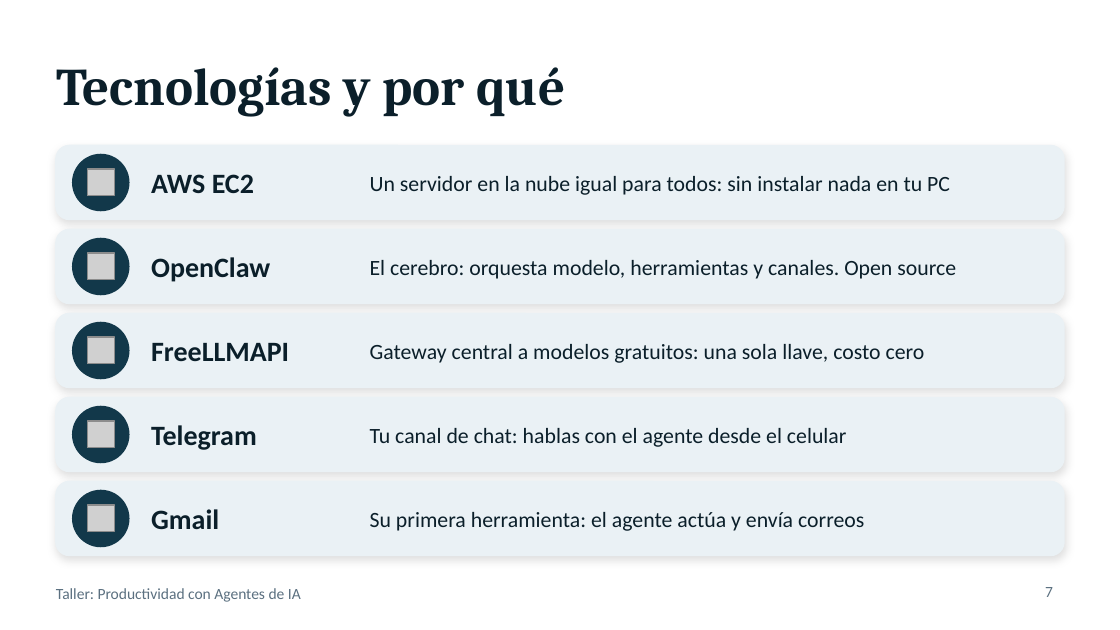
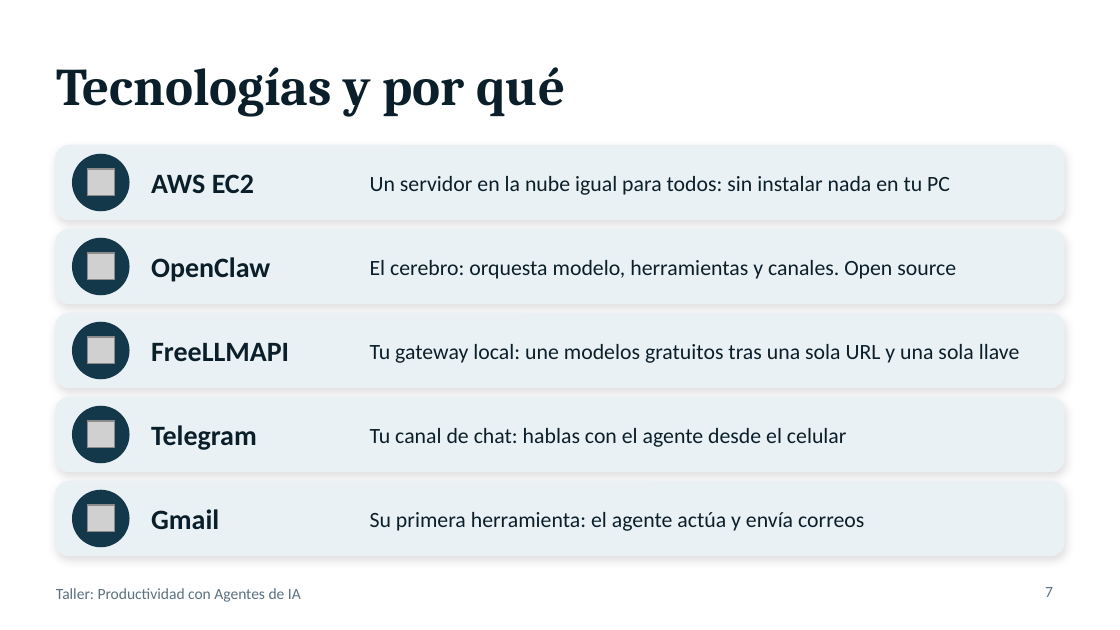
Before and after one commit to cesarpalacios/taller-agentes-ia, a slide deck: slide 7 of docs/presentacion-taller.pptx. Drawn at 1120x630 pixels with LibreOffice and Linux fonts; fonts in the diff are those of the drawing; grey boxes stand for pictures. Boxes give left, top, right and bottom in pixels: in the first picture for what was removed or moved away, otherwise in the second. Text is boxed around its words. In the diff, an @@ line names an element or a change of style, - is before the commit and + after.

```diff
--- a/docs/presentacion-taller.pptx
+++ b/docs/presentacion-taller.pptx
@@ text at (x1=370, y1=344, x2=1020, y2=363): text changed @@
-Gateway central a modelos gratuitos: una sola llave, costo cero
+Tu gateway local: une modelos gratuitos tras una sola URL y una sola llave
```
Also in this commit, not shown: 3 other slides changed, 9 other files.
